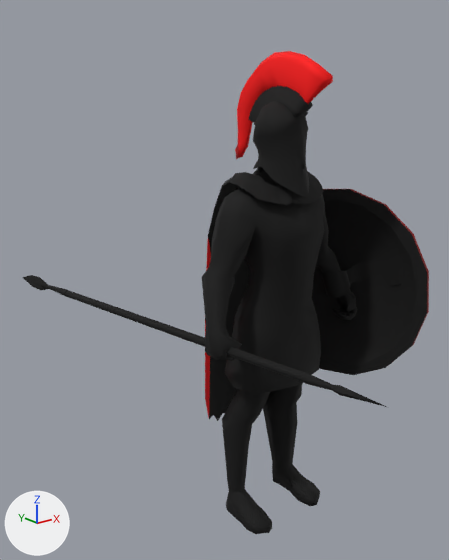
The glTF model tools/art/anim3d/units/spearman-0ad/spearman.glb: old version first, new version second.
Rendered twice from a 50 mm camera at (-1.61, -1.69, 1.74) aimed at (0.05, 0.38, 0.92). Arrows for +X, +Y and +Z are at lower left; the lights stay in place. The first picture is the older version. Where no turn or scale is listed for an object, it has been applied to the vertices. Vertices at exactly the same position are counted once.

In view in the first picture: 'body'.
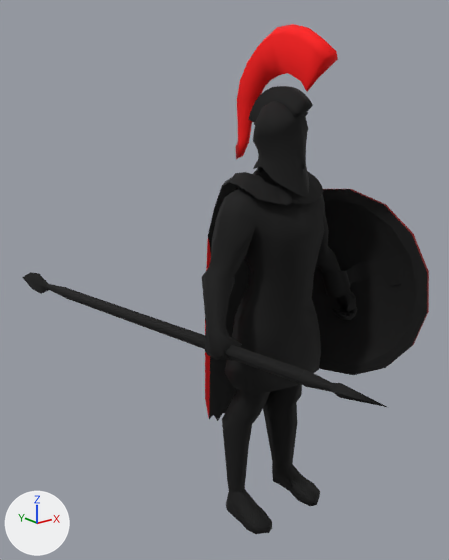
Boxes (x1, y1, x2, y2) around the edits, measured in the pictures (449 x 560 px; the box of a moved part takes in the faces that stretch with it):
'body', reshaped: before (22, 51, 429, 534); after (22, 24, 429, 534)
part 1 of me_spearman, moved or reshaped: before (235, 51, 333, 159); after (235, 24, 338, 159)
part 2 of me_spearman, moved or reshaped: before (22, 275, 386, 407); after (22, 272, 387, 407)

Diff of the bpy script that builds the scene:
```diff
--- a/tools/art/anim3d/units/spearman-0ad/spearman.glb.py
+++ b/tools/art/anim3d/units/spearman-0ad/spearman.glb.py
@@ me_spearman @@
 # used by ob_body; location = (0.0, 0.0, 0.0)
-me_spearman.from_pydata(...)  # 1420 vertices, 2484 faces; spans x -0.41..0.44, y -0.77..1.62, z 0.0..1.86
+me_spearman.from_pydata(...)  # 1421 vertices, 2484 faces; spans x -0.42..0.44, y -0.77..1.62, z 0.0..1.94
+# me_spearman part 1
+# 8 vertices in x 0.0, y -0.21..0.21, z 1.7..1.78 move by (0.0, -0.01, 0.06)
+# 7 vertices in x -0.03..0.03, y -0.12..0.19, z 1.68..1.71 move by (0.0, 0.0, 0.05)
+# 7 vertices in x -0.01..0.01, y 0.18..0.25, z 1.5..1.52 move by (0.0, 0.0, 0.01)
+# 6 vertices in x -0.01..0.01, y -0.12..0.1, z 1.67..1.72 move by (0.0, -0.01, 0.05)
+# 4 vertices in x 0.0, y -0.24..0.11, z 1.77..1.86 move by (0.0, -0.01, 0.08)
+# 4 vertices in x -0.01..0.01, y 0.17..0.23, z 1.56..1.58 move by (0.0, 0.0, 0.02)
+# 31 vertices move from x -0.03..0.03, y -0.23..0.23, z 1.57..1.84 to x -0.04..0.04, y -0.24..0.23, z 1.6..1.93
+# me_spearman part 2
+# 15 vertices are removed from x -0.4..-0.29, y -0.58..1.1, z 0.74..0.89
+# 28 faces are deleted
+# 3 vertices in x -0.4..-0.3, y -0.6..1.5, z 0.76..0.9 move by (0.0, 0.0, 0.01)
+# 12 vertices move from x -0.4..-0.29, y -0.6..1.5, z 0.7..0.88 to x -0.41..-0.28, y -0.6..1.5, z 0.68..0.88
+# 15 vertices are added at x -0.41..-0.28, y -0.58..1.1, z 0.73..0.9
+# 28 new faces join them
+# other edits to the shape of me_spearman do not show in these pictures
 me_spearman.materials.append(mat_pigment)
```
